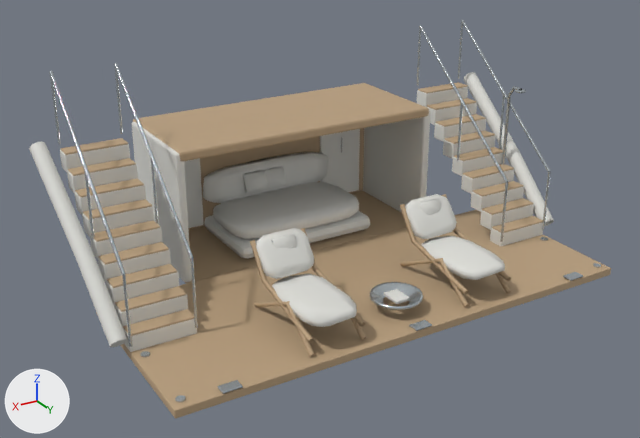
An edit to the glTF model apps/luz-de-mar-realism/public/assets/beach-club/context.glb, drawn before and after from the same camera.
Rendered twice from a camera (50 mm lens) standing at (5.88, 25.12, 5.56) and looking at (0.26, 15.75, 0.88). The axes (+X, +Y, +Z) are drawn at lower left. The lights are the same throughout. The first picture is the older version. Vertices at exactly the same position are counted once.

Names of what the first picture shows: 'beach-club | beach-club', 'beach-club | none'.
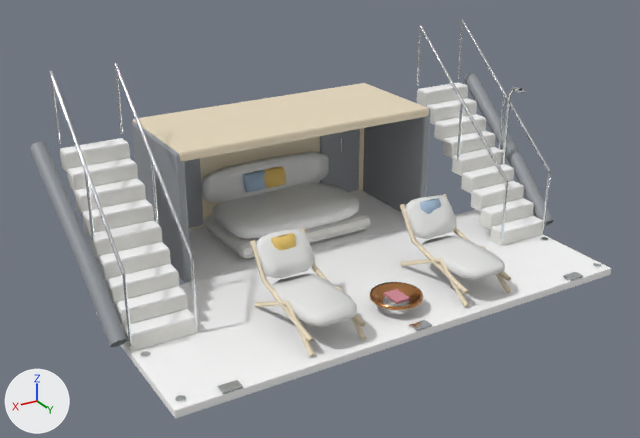
Where the change shows, as pixel boxes [x1, y1, x2, y2] in the pictures (640 x 438 px; the box of a moved part takes in the faces that stretch with it):
'beach-club | none', recoloured: [49, 20, 601, 403] in both
part 1 of me_cube_357, moved or reshaped: before [204, 152, 359, 236]; after [202, 154, 354, 236]
part 2 of me_cube_357, moved or reshaped: before [257, 228, 356, 327]; after [257, 229, 356, 326]
part 3 of me_cube_357, moved or reshaped: before [405, 194, 505, 278]; after [406, 195, 505, 280]
part 4 of me_cube_357, recoloured (lighter): [61, 82, 611, 418] in both
part 5 of me_cube_357, recoloured: [29, 72, 554, 352] in both

Diff of the bpy script that builds the scene:
```diff
--- a/apps/luz-de-mar-realism/public/assets/beach-club/context.glb.py
+++ b/apps/luz-de-mar-realism/public/assets/beach-club/context.glb.py
@@ mat_lit_distant_metal @@
+mat_lit_distant_metal = bpy.data.materials.new('Lit distant metal')
+mat_lit_distant_metal.use_nodes = True; mat_lit_distant_metal.node_tree.nodes.clear()
+_N = mat_lit_distant_metal.node_tree.nodes; _L = mat_lit_distant_metal.node_tree.links
+n0 = _N.new('ShaderNodeBsdfPrincipled'); n0.name = 'Principled BSDF'
+n0.inputs[1].default_value = 1.0  # 'Metallic'
+n0.inputs[2].default_value = 0.22  # 'Roughness'
+n1 = _N.new('ShaderNodeOutputMaterial'); n1.name = 'Material Output'
+n2 = _N.new('ShaderNodeVertexColor'); n2.name = 'Color Attribute'
+_L.new(n0.outputs[0], n1.inputs[0])  # 'BSDF' to 'Surface'
+_L.new(n2.outputs[0], n0.inputs[0])  # 'Color' to 'Base Color'
@@ mat_lit_distant_paint @@
+mat_lit_distant_paint = bpy.data.materials.new('Lit distant paint')
+mat_lit_distant_paint.use_nodes = True; mat_lit_distant_paint.node_tree.nodes.clear()
+_N = mat_lit_distant_paint.node_tree.nodes; _L = mat_lit_distant_paint.node_tree.links
+n0 = _N.new('ShaderNodeBsdfPrincipled'); n0.name = 'Principled BSDF'
+n1 = _N.new('ShaderNodeOutputMaterial'); n1.name = 'Material Output'
+n2 = _N.new('ShaderNodeVertexColor'); n2.name = 'Color Attribute'
+_L.new(n0.outputs[0], n1.inputs[0])  # 'BSDF' to 'Surface'
+_L.new(n2.outputs[0], n0.inputs[0])  # 'Color' to 'Base Color'
@@ me_cube_357 @@
 # used by ob_beach_club___beach_club; location = (0.0, 0.0, 0.0)
-me_cube_357.from_pydata(...)  # 3382 vertices, 6380 faces; spans x -3.58..3.58, y 13.45..17.76, z 0.0..2.1
+me_cube_357.from_pydata(...)  # 3376 vertices, 6368 faces; spans x -3.58..3.58, y 13.45..17.76, z 0.0..2.1
+# me_cube_357 part 1: 1 vertex moved from x 1.06, y 14.63, z 0.41 to x 1.06, y 14.1, z 0.41; 72 vertices removed from x -1.02..1.02, y 13.65..15.02, z 0.33..1.05; 62 vertices added at x -1.09..1.09, y 13.65..15.03, z 0.32..1.0
+# me_cube_357 part 2: 3 vertices moved from x 0.79..0.97, y 16.3..17.29, z 0.46..0.95 to x 0.8..0.97, y 16.31..17.39, z 0.46..0.91; 41 vertices removed from x 0.79..1.49, y 16.2..17.64, z 0.42..1.06; 46 vertices added at x 0.77..1.47, y 16.22..17.47, z 0.42..1.08
+# me_cube_357 part 3: 1 vertex moved from x -1.3, y 16.38, z 0.9 to x -1.3, y 16.36, z 0.94; 43 vertices removed from x -1.47..-0.79, y 16.19..17.57, z 0.42..1.06; 42 vertices added at x -1.49..-0.79, y 16.14..17.6, z 0.42..1.08
+# me_cube_357 part 4: 2568 faces spanning x -3.22..3.22, y 13.45..17.76, z 0.0..1.96 switch from mat_distant_wood (beige #baa07e) to mat_lit_distant_paint
+# me_cube_357 part 5: 2946 faces spanning x -3.58..3.58, y 13.52..17.64, z 0.07..2.1 switch from mat_distant_paint (light grey #deded8) to mat_lit_distant_paint
@@ me_b02_starboard_transom_stairs_sloped_handrail @@
 me_b02_starboard_transom_stairs_sloped_handrail.from_pydata(...)  # 1746 vertices, 3068 faces; spans x -3.24..3.23, y 13.63..17.77, z 0.11..2.96
 # used by ob_beach_club___none; location = (0.0, 0.0, 0.0)
-me_b02_starboard_transom_stairs_sloped_handrail.materials.append(mat_distant_metal)  # light grey #bcc4c8
+# me_b02_starboard_transom_stairs_sloped_handrail part 6: vertex colours changed
+me_b02_starboard_transom_stairs_sloped_handrail.materials.append(mat_lit_distant_metal)
```
